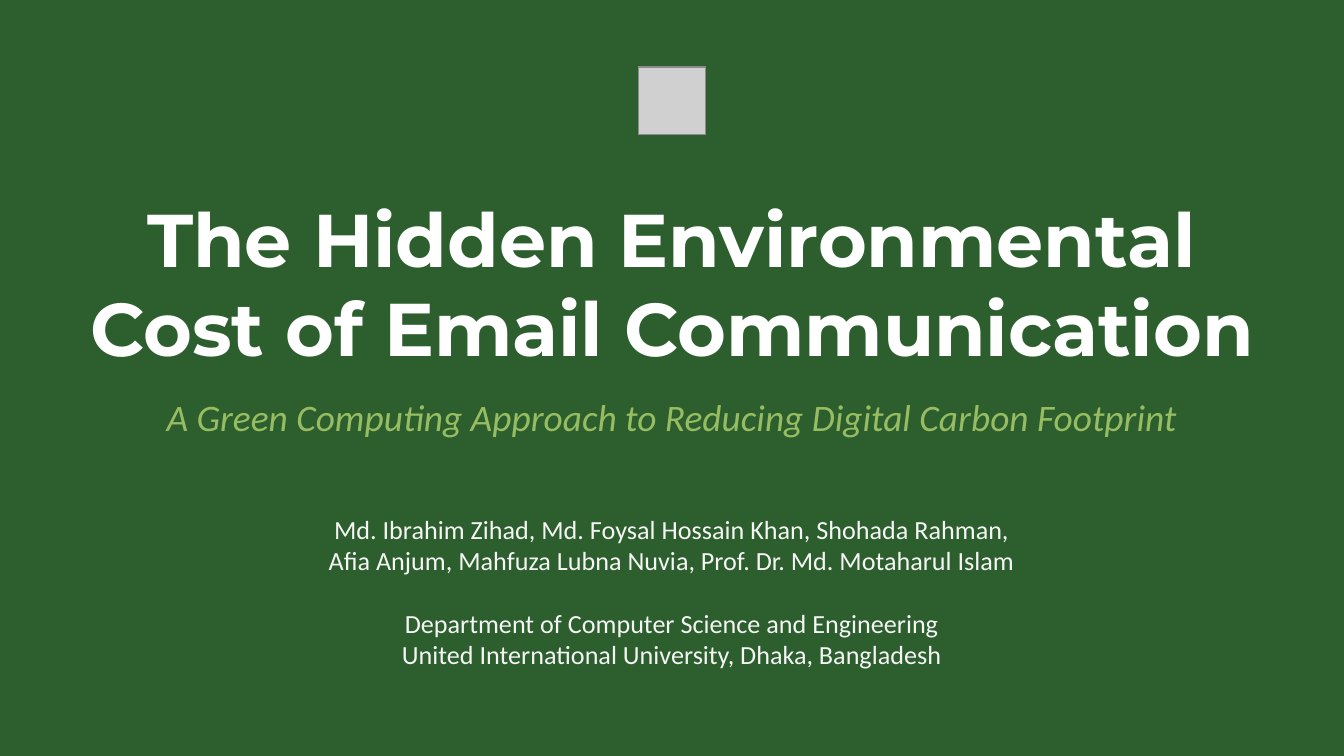
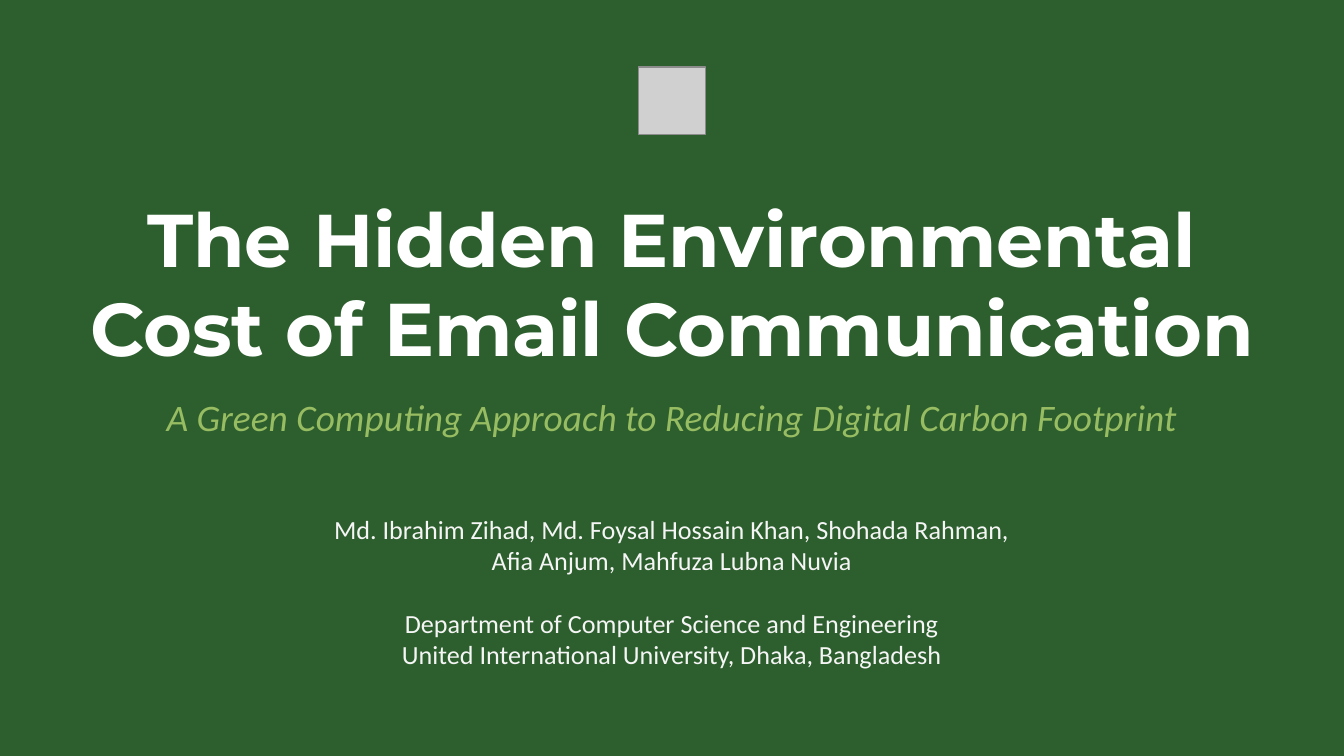
Before and after one commit to IbrahimZihad/green-computing-report, a slide deck: slide 1 of email_carbon_presentation.pptx. Drawn at 1344x756 pixels with LibreOffice and Linux fonts; fonts in the diff are those of the drawing; grey boxes stand for pictures. Boxes give left, top, right and bottom in pixels: in the first picture for what was removed or moved away, otherwise in the second. Text is boxed around its words. In the diff, an @@ line names an element or a change of style, - is before the commit and + after.

Commit message:
updated slide

```diff
--- a/email_carbon_presentation.pptx
+++ b/email_carbon_presentation.pptx
@@ text at (492, 552, 851, 575): text changed @@
-Afia Anjum, Mahfuza Lubna Nuvia, Prof. Dr. Md. Motaharul Islam
+Afia Anjum, Mahfuza Lubna Nuvia
```
Also in this commit, not shown: 2 other slides changed, 1 slide added, 1 slide removed.
